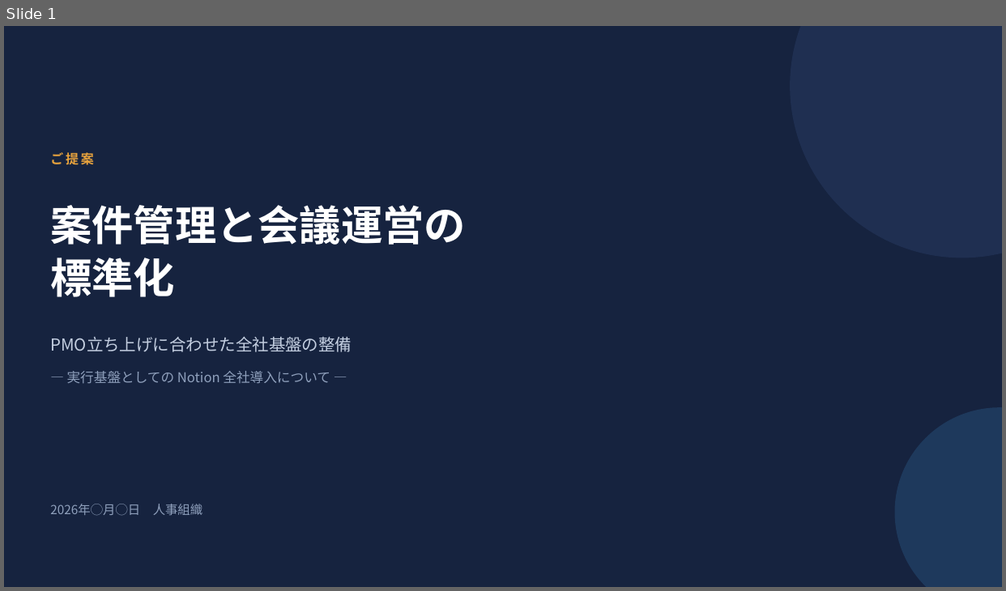
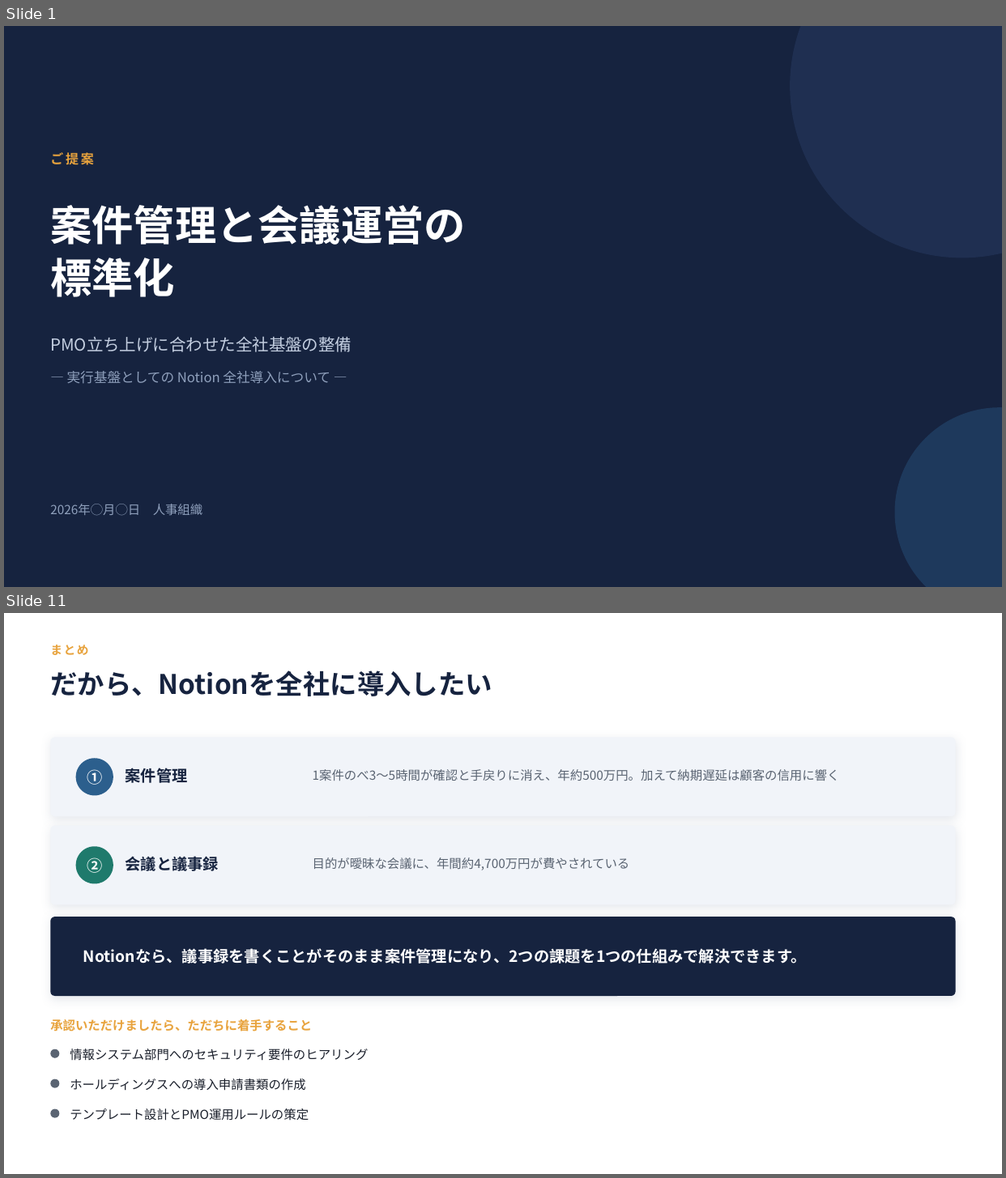
Before and after one commit to nii-d/claude-test, a slide deck: slides/notion-proposal.pptx. Shown one above the other, each under a label of ours: slide 1 before the commit, slides 1 and 11 after it; the slides between them are not shown. The pictures are 1006x591 and 1006x1178 pixels, drawn with LibreOffice and Linux fonts; fonts in the diff are those of the drawing. Boxes give left, top, right and bottom in pixels: in the first picture for what was removed or moved away, otherwise in the second. Text is boxed around its words. In the diff, an @@ line names an element or a change of style, - is before the commit and + after.

```diff
--- a/slides/notion-proposal.pptx
+++ b/slides/notion-proposal.pptx
@@ slide 11 added at box(4, 613, 1002, 1174), background #FFFFFF @@
@@ text added at box(50, 645, 88, 655), 11.5 pt, text #E8A33D, bold @@
+まとめ
@@ text added at box(50, 671, 492, 696), 26 pt, text #16233F, bold @@
+だから、Notionを全社に導入したい
@@ rounded rectangle added at box(50, 737, 956, 816), fill #F1F4F9 @@
@@ ellipse added at box(76, 758, 113, 796), fill #2C5F8D @@
@@ text added at box(87, 769, 102, 785), 15 pt, text #FFFFFF, bold @@
+①
@@ text added at box(126, 768, 188, 783), 15 pt, text #16233F, bold @@
+案件管理
@@ text added at box(313, 769, 840, 781), 12 pt, text #5A6472 @@
+1案件のべ3〜5時間が確認と手戻りに消え、年約500万円。加えて納期遅延は顧客の信用に響く
@@ rounded rectangle added at box(50, 825, 956, 905), fill #F1F4F9 @@
@@ ellipse added at box(76, 846, 113, 884), fill #1F7A6C @@
@@ text added at box(87, 858, 102, 873), 15 pt, text #FFFFFF, bold @@
+②
@@ text added at box(126, 856, 219, 871), 15 pt, text #16233F, bold @@
+会議と議事録
@@ text added at box(313, 858, 630, 871), 12 pt, text #5A6472 @@
+目的が曖昧な会議に、年間約4,700万円が費やされている
@@ rounded rectangle added at box(50, 917, 956, 996), fill #16233F @@
@@ text added at box(83, 948, 807, 964), 15 pt, text #FFFFFF, bold @@
+Notionなら、議事録を書くことがそのまま案件管理になり、2つの課題を1つの仕組みで解決できます。
@@ text added at box(50, 1020, 312, 1032), 12 pt, text #E8A33D, bold @@
+承認いただけましたら、ただちに着手すること
@@ ellipse added at box(50, 1050, 59, 1059), fill #5A6472 @@
@@ text added at box(70, 1049, 368, 1061), 12 pt, text #1A1F2B @@
+情報システム部門へのセキュリティ要件のヒアリング
@@ ellipse added at box(50, 1080, 59, 1088), fill #5A6472 @@
@@ text added at box(70, 1079, 305, 1091), 12 pt, text #1A1F2B @@
+ホールディングスへの導入申請書類の作成
@@ ellipse added at box(50, 1110, 59, 1118), fill #5A6472 @@
@@ text added at box(70, 1109, 309, 1121), 12 pt, text #1A1F2B @@
+テンプレート設計とPMO運用ルールの策定
```
Also in this commit, not shown: 15 slides changed, 5 other slides added, 11 slides removed, 3 other files.
